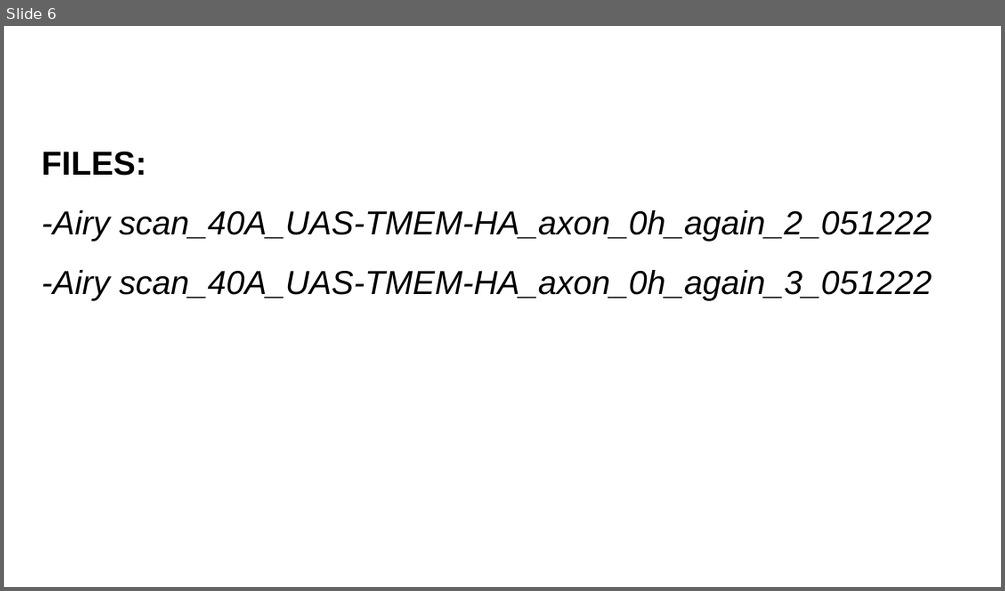
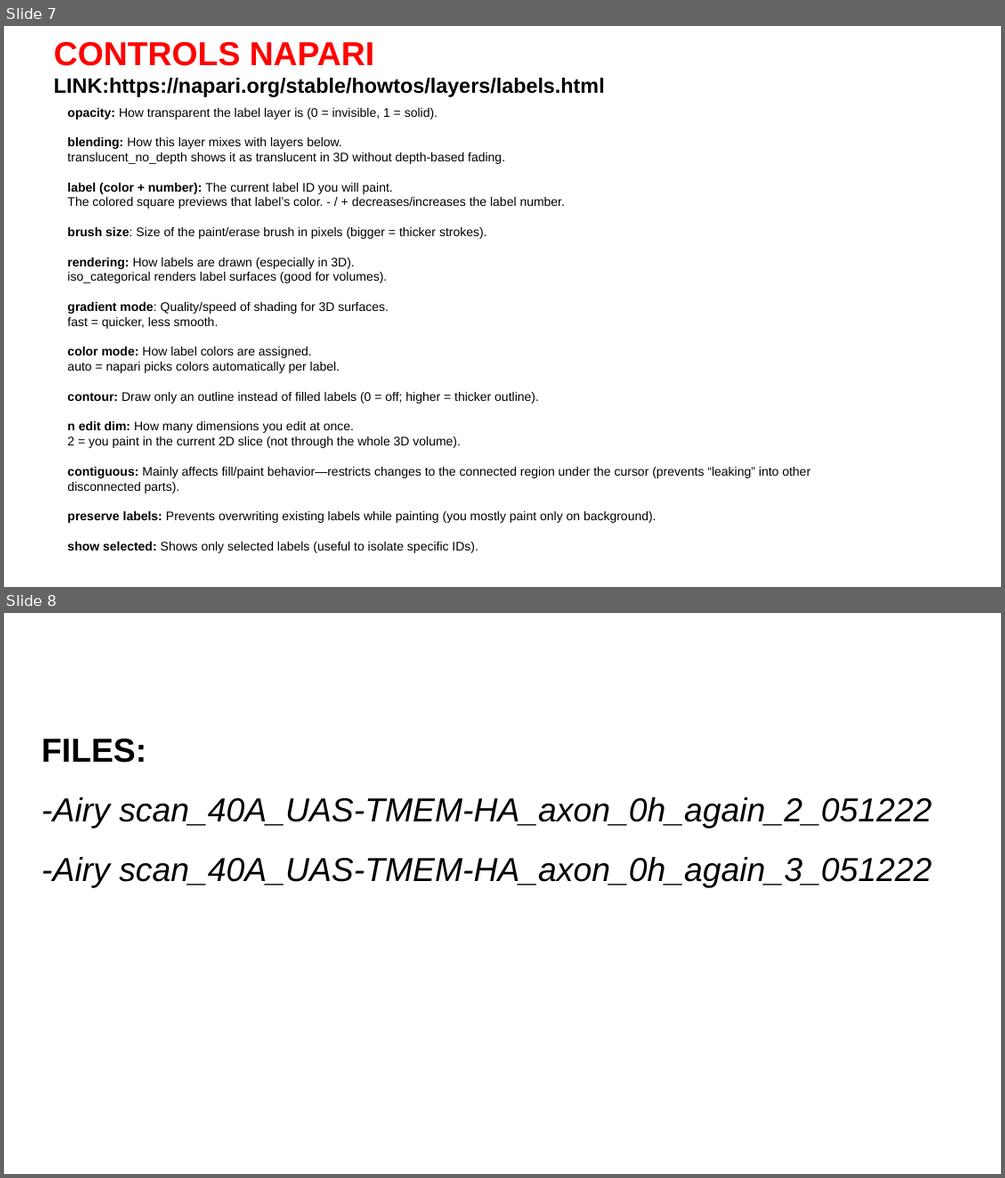
Before and after one commit to Nahuel88Ar/Lysosomes, a slide deck: UPDATE 5-2.pptx. Shown one above the other, each under a label of ours: slide 6 before the commit, slides 7 and 8 after it. The pictures are 1005x591 and 1005x1178 pixels, drawn with LibreOffice and Linux fonts; fonts in the diff are those of the drawing; background and template pictures are left out. Boxes give left, top, right and bottom in pixels: in the first picture for what was removed or moved away, otherwise in the second. Text is boxed around its words. In the diff, an @@ line names an element or a change of style, - is before the commit and + after.

```diff
--- a/UPDATE 5-2.pptx
+++ b/UPDATE 5-2.pptx
@@ slide 7 added at bbox=[4, 26, 1001, 587], background picture (left out) @@
@@ text added at bbox=[54, 42, 605, 97], 20 pt, text #000000, bold @@
+CONTROLS NAPARI
+LINK:https://napari.org/stable/howtos/layers/labels.html
@@ text added at bbox=[67, 108, 810, 553], 12 pt, text #000000 @@
+opacity: How transparent the label layer is (0 = invisible, 1 = solid).
+blending: How this layer mixes with layers below.
+translucent_no_depth shows it as translucent in 3D without depth-based fading.
+label (color + number): The current label ID you will paint.
+The colored square previews that label’s color. - / + decreases/increases the label number.
+brush size: Size of the paint/erase brush in pixels (bigger = thicker strokes).
+rendering: How labels are drawn (especially in 3D).
+iso_categorical renders label surfaces (good for volumes).
+gradient mode: Quality/speed of shading for 3D surfaces.
+fast = quicker, less smooth.
+color mode: How label colors are assigned.
+auto = napari picks colors automatically per label.
+contour: Draw only an outline instead of filled labels (0 = off; higher = thicker outline).
+n edit dim: How many dimensions you edit at once.
+2 = you paint in the current 2D slice (not through the whole 3D volume).
+contiguous: Mainly affects fill/paint behavior—restricts changes to the connected region under the cursor (prevents “leaking” into other disconnected parts).
+preserve labels: Prevents overwriting existing labels while painting (you mostly paint only on background).
+show selected: Shows only selected labels (useful to isolate specific IDs).
@@ what was slide 6 is now slide 8 @@
```
Also in this commit, not shown: 4 slides changed, 1 other slide added, 2 slides removed, 2 other files.
